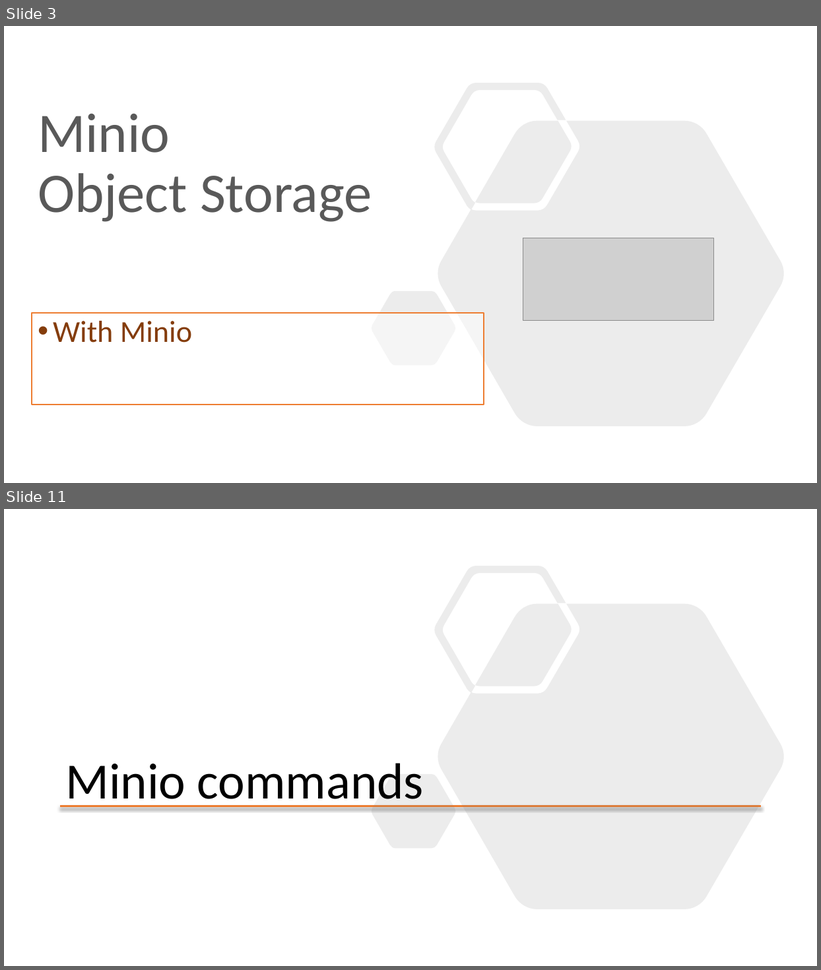
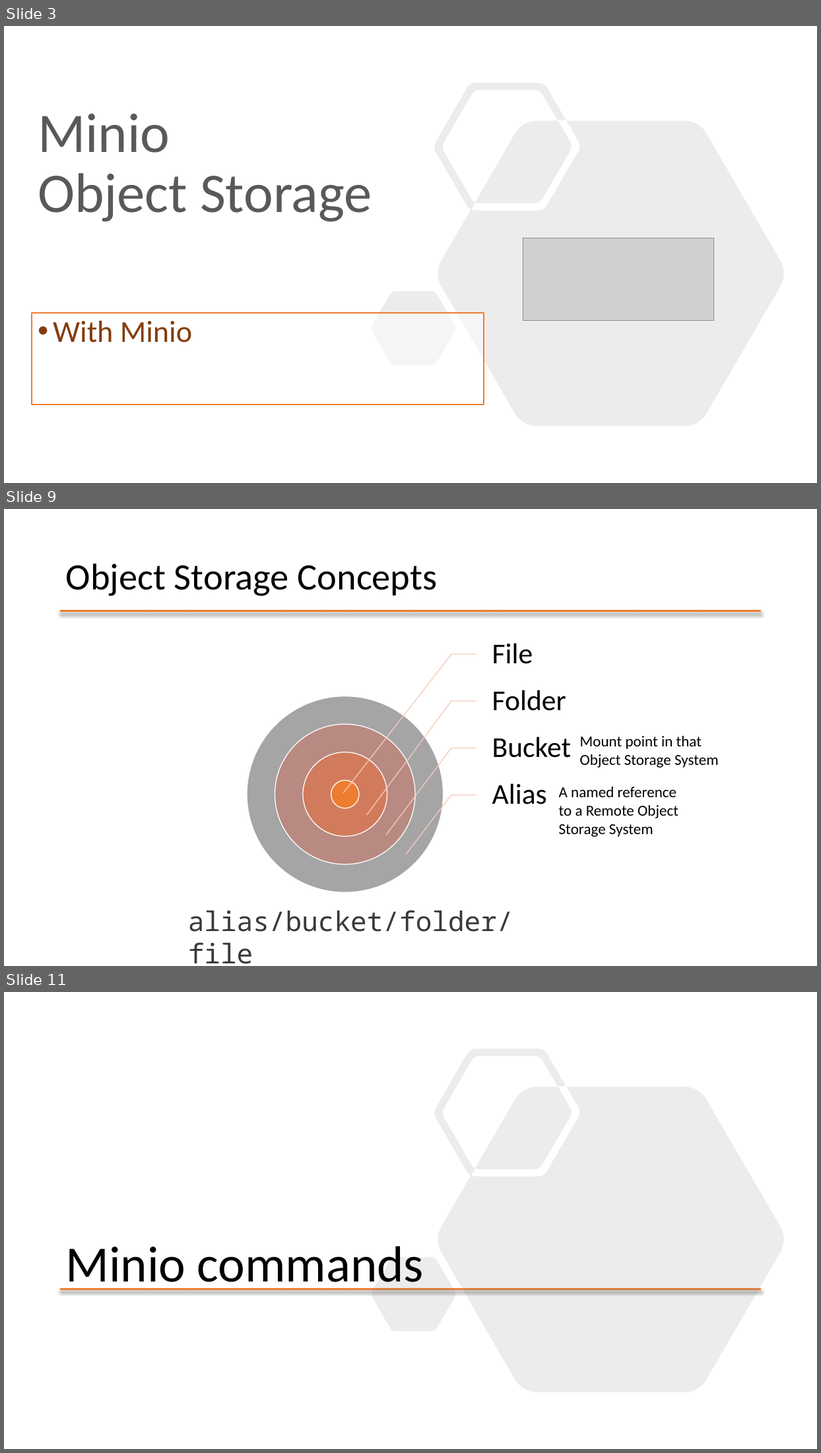
Before and after one commit to mafudge/ist769-old, a slide deck: content/D-Spark/D-Spark-Object-Storage.pptx. Shown one above the other, each under a label of ours: slides 3 and 11 before the commit, slides 3, 9 and 11 after it; the slides between them are not shown. The pictures are 821x970 and 821x1453 pixels, drawn with LibreOffice and Linux fonts; fonts in the diff are those of the drawing; grey boxes stand for pictures. Boxes give left, top, right and bottom in pixels: in the first picture for what was removed or moved away, otherwise in the second. Text is boxed around its words. In the diff, an @@ line names an element or a change of style, - is before the commit and + after.

```diff
--- a/content/D-Spark/D-Spark-Object-Storage.pptx
+++ b/content/D-Spark/D-Spark-Object-Storage.pptx
@@ slide 9 added at [4,509,817,966], background #FFFFFF @@
@@ title added at [66,563,438,596], 44 pt, text #000000 @@
+Object Storage Concepts
@@ line added from (60, 611) to (762, 611), #ED7D31 2.25 pt @@
@@ text added at [580,736,719,768], 18 pt, text #000000 @@
+Mount point in that Object Storage System
@@ group added at [247,643,571,892]: 8 lines, 4 ellipses, 4 texts @@
+File
+Folder
+Bucket
+Alias
@@ text added at [559,787,679,837], 18 pt, text #000000 @@
+A named reference to a Remote Object Storage System
@@ text added at [188,910,514,964], 32 pt, text #3B3838 @@
+alias/bucket/folder/file
```
Also in this commit, not shown: 8 slides changed, 25 other slides added, 8 slides removed, 35 other files.
